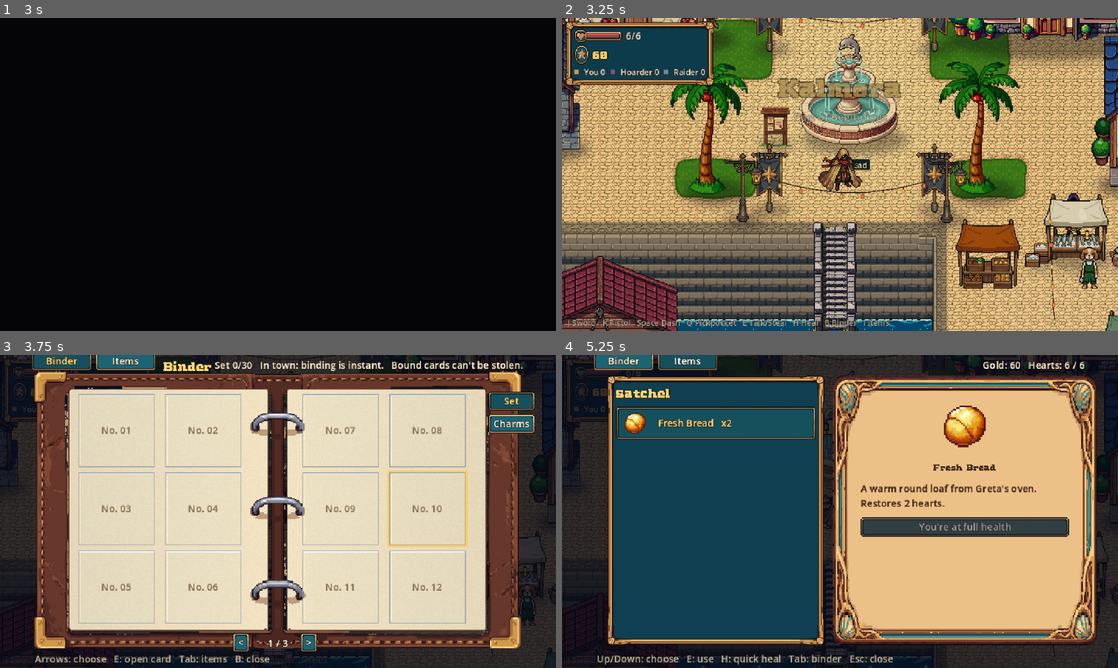
Above: before the commit, frames 1-4 (two rows, left to right).
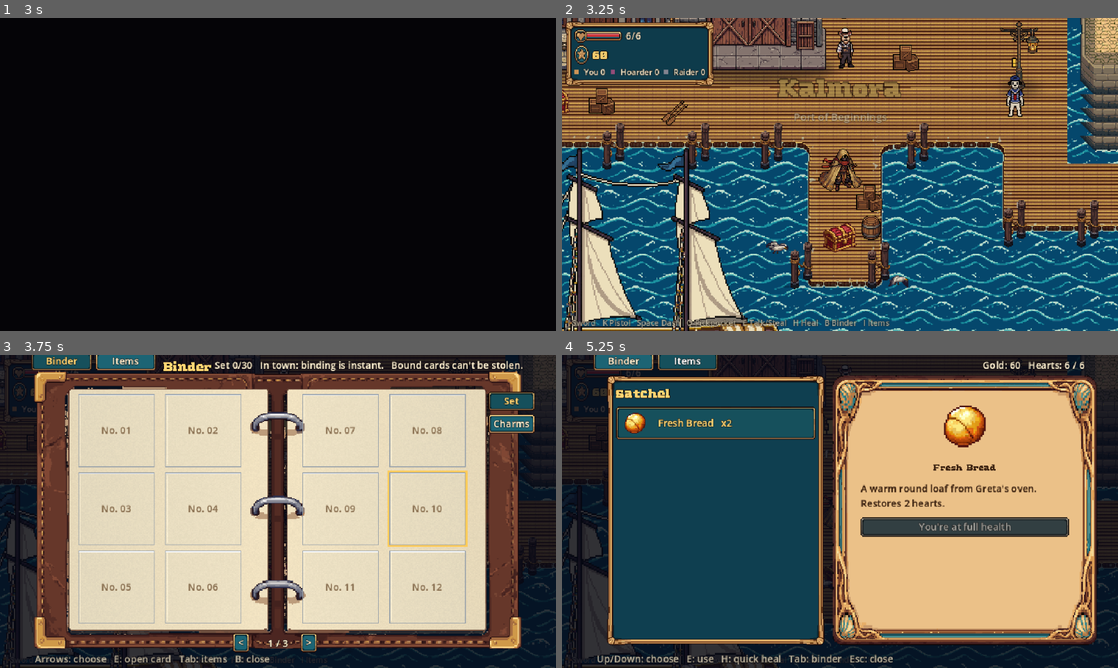
Above: after the commit, the same moments.

Repository: jnron5/greed-island
Game: Godot game, scene res://scenes/ui/title_screen.tscn
Two runs of this game, one before a commit and one after it. Both use one fixed random seed, a clock stepped at 60 frames per second and the inputs below.
Inputs (mouse positions are in pixels of both pictures, inside the frame that each line leads up to):
- Up to frame 1 (3 s): click "New Game" at 0.5 s; click "Rival" at 1.25 s; click "Rival" at 2 s; click "Begin the race" at 2.75 s
- Up to frame 2 (3.25 s): no input
- Up to frame 3 (3.75 s): tap Enter (ui_accept) at 3.5 s; move the mouse to (400, 495) at 3.52 s; hold D (move_right) from 3.53 s (still down); hold Tab (binder) from 3.53 s (still down); click (400, 495) at 3.67 s
- Up to frame 4 (5.25 s): tap Enter (ui_accept) at 3.77, 4.07 s; release D (move_right) at 4.25 s; release Tab (binder) at 4.25 s; click "Binder" at 4.25 s; click "Items" at 5 s

Frame 1 is identical in both runs. In frame 2, 91% of the frame differs, in the area x 0-100%, y 0-100%; in frame 3, 7.9%; in frame 4, 8.0%.

Commit message:
A new game starts off the boat: you step onto Kalmora's pier and Harbormaster Mirela welcomes you
Mirela (with a '!' until you've met) explains the race in a few lines, points you at
the townsfolk, and asks you back with three cards. Read prompts now draw over the
player instead of behind them.

Co-Authored-By: Claude Opus 5.5 <noreply@anthropic.com>

Diff:
--- a/scenes/world/kalmora.tscn
+++ b/scenes/world/kalmora.tscn
@@ -2451,6 +2451,9 @@
 [node name="from_thornveil" type="Marker2D" parent="Spawns"]
 position = Vector2(-13, -609)
 
+[node name="arrival" type="Marker2D" parent="Spawns"]
+position = Vector2(-198, 384)
+
 [node name="from_redhouse" type="Marker2D" parent="Spawns"]
 position = Vector2(-451, -223)
 
--- a/scripts/autoload/quests.gd
+++ b/scripts/autoload/quests.gd
@@ -109,6 +109,13 @@
 				DONE:
 					return PackedStringArray(["She'll float. I tried her in the bath. Well. Half of her."])
 		&"mirela":
+			if not flag(&"met_mirela"):
+				return PackedStringArray([
+					"Another one off the morning boat. Welcome to Kalmora, racer. I'm Mirela, harbormaster. Everything that lands here, I stamp. Including you.",
+					"You're here for the race, same as the other two cloaks who came in this week. Thirty cards makes a set. Carry the whole set into Vetrassa, far up the north-west coast, and it's yours: riches beyond anything, so they say.",
+					"Talk to folk. Kalmora's people know things, and some of them have cards put by for a racer who asks nicely. Come back with three cards in hand and I'll give you one of mine.",
+					"Ask me anything you like before you go.",
+				])
 			if stage(&"unmarked_cargo") in [1, 2]:
 				return PackedStringArray([
 					"Unmarked crates? I don't know what Bram's been telling you.",
@@ -135,10 +142,14 @@
 				return "!"
 			2:
 				return "?"
+	if npc_id == &"mirela" and not flag(&"met_mirela"):
+		return "!"
 	return ""
 
 
 func talked_to(npc_id: StringName) -> void:
+	if npc_id == &"mirela":
+		GameState.quest_flags[&"met_mirela"] = true
 	if npc_id == &"wen":
 		match stage(&"wens_boat"):
 			NOT_STARTED:
--- a/scripts/systems/readable.gd
+++ b/scripts/systems/readable.gd
@@ -10,6 +10,11 @@
 @export_multiline var lines: PackedStringArray = []
 
 var _time := randf() * TAU
+
+
+func _ready() -> void:
+	# Only a sparkle and a prompt are drawn here: keep them over whoever stands close.
+	z_index = 20
 
 
 func _process(delta: float) -> void:
--- a/scripts/ui/title_screen.gd
+++ b/scripts/ui/title_screen.gd
@@ -237,6 +237,7 @@
 	var rivals: Array[StringName] = []
 	rivals.assign(_chosen)
 	GameState.new_game(rivals)
+	GameState.pending_spawn = &"arrival"      # off the boat, at the end of the pier
 	Transition.go(START_SCENE)
 
 
Not shown, changed: scripts/tools/build_kalmora.py
